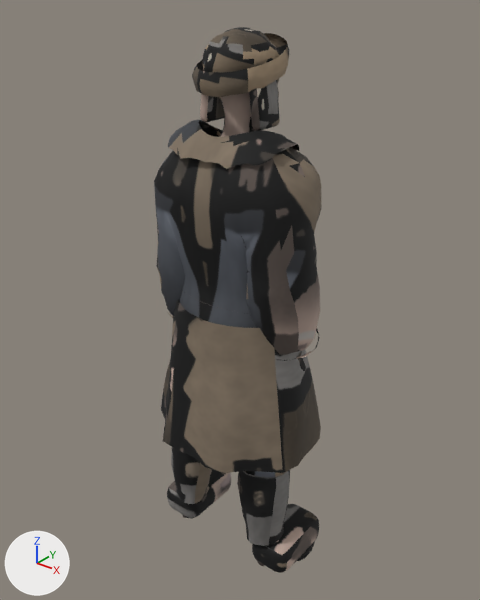
The glTF model assets/models/kedr/double_mikhalych.glb: old version first, new version second.
Camera for both pictures: a 50 mm camera at (1.194, -1.479, 1.869) aimed at (-0.016, 0.033, 0.931). Arrows for +X, +Y and +Z are at lower left; the lights stay in place. The first picture is the older version. Vertices at exactly the same position are counted once.

Names of what the first picture shows: 'double_mikhalych'.
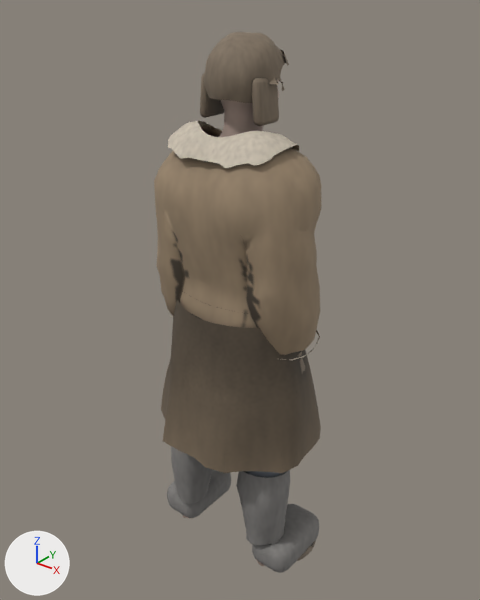
What differs and where, as boxes [x1, y1, x2, y2] in the pictures (480 x 600 px; the box of a moved part takes in the faces that stretch with it):
'double_mikhalych', reshaped
    before: [154, 27, 321, 573]
    after: [154, 32, 321, 573]
part 1 of me_female_v006lowresuv_001, moved or reshaped
    before: [168, 27, 299, 169]
    after: [168, 32, 299, 168]
part 2 of me_female_v006lowresuv_001, moved or reshaped
    before: [168, 313, 319, 561]
    after: [170, 313, 320, 561]
part 3 of me_female_v006lowresuv_001, surface changed
    both: [154, 80, 321, 573]

Patch to the scene script:
```diff
--- a/assets/models/kedr/double_mikhalych.glb.py
+++ b/assets/models/kedr/double_mikhalych.glb.py
@@ me_female_v006lowresuv_001 @@
 # used by ob_double_mikhalych; location = (0.0, 0.0, 0.0)
-me_female_v006lowresuv_001.from_pydata(...)  # 8339 vertices, 15675 faces; spans x -0.3..0.29, y -0.24..0.25, z -0.02..1.75
+me_female_v006lowresuv_001.from_pydata(...)  # 8695 vertices, 16289 faces; spans x -0.3..0.29, y -0.24..0.25, z -0.02..1.74
+# me_female_v006lowresuv_001 part 1: 72 vertices moved from x -0.19..0.13, y -0.15..0.17, z 1.39..1.73 to x -0.19..0.13, y -0.14..0.16, z 1.39..1.73; 532 vertices removed from x -0.19..0.18, y -0.15..0.17, z 1.38..1.75; 887 vertices added at x -0.19..0.19, y -0.15..0.17, z 1.38..1.74
+# me_female_v006lowresuv_001 part 2: 130 vertices moved from x -0.28..0.27, y -0.14..0.15, z -0.02..0.95 to x -0.28..0.27, y -0.14..0.16, z -0.02..0.95; 530 vertices removed from x -0.29..0.29, y -0.14..0.15, z -0.02..0.95; 531 vertices added at x -0.29..0.29, y -0.14..0.15, z -0.02..0.95
+# me_female_v006lowresuv_001 part 3: 11270 kept faces spanning x -0.3..0.29, y -0.24..0.25, z -0.02..1.71 get new texture (UV) coordinates
 me_female_v006lowresuv_001.materials.append(mat_double_mikhalych_baked)
```
